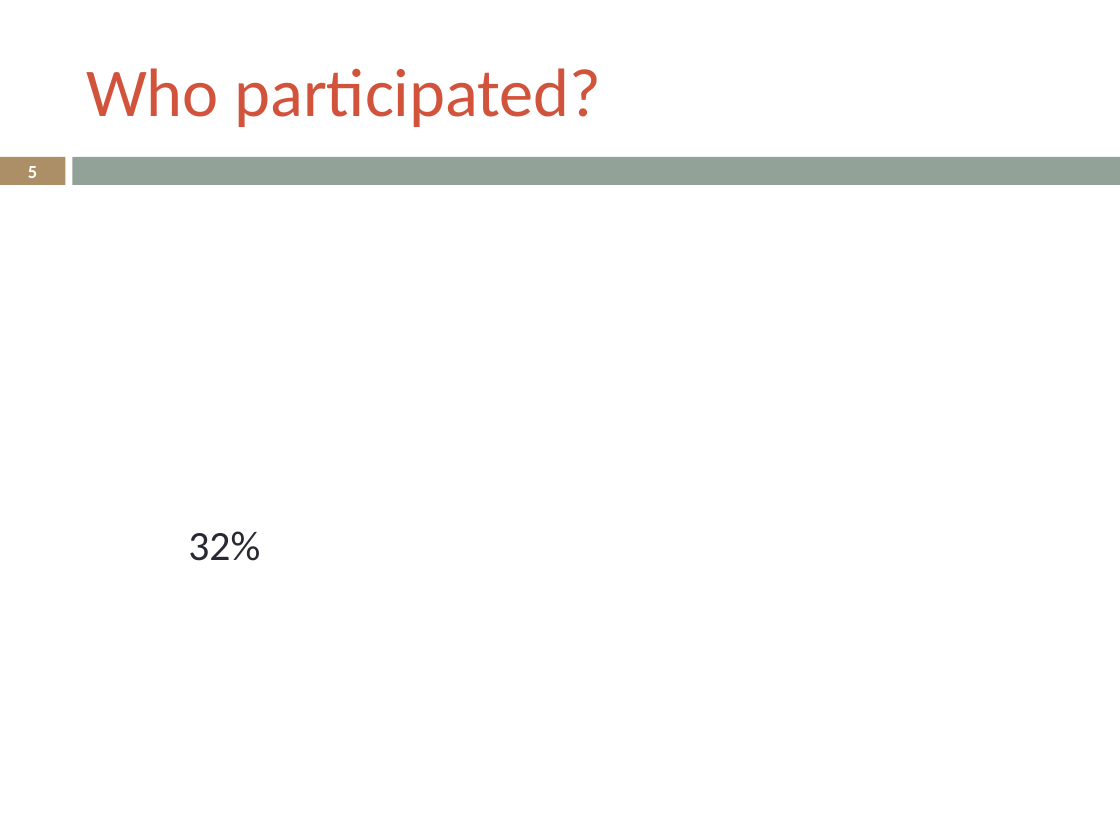
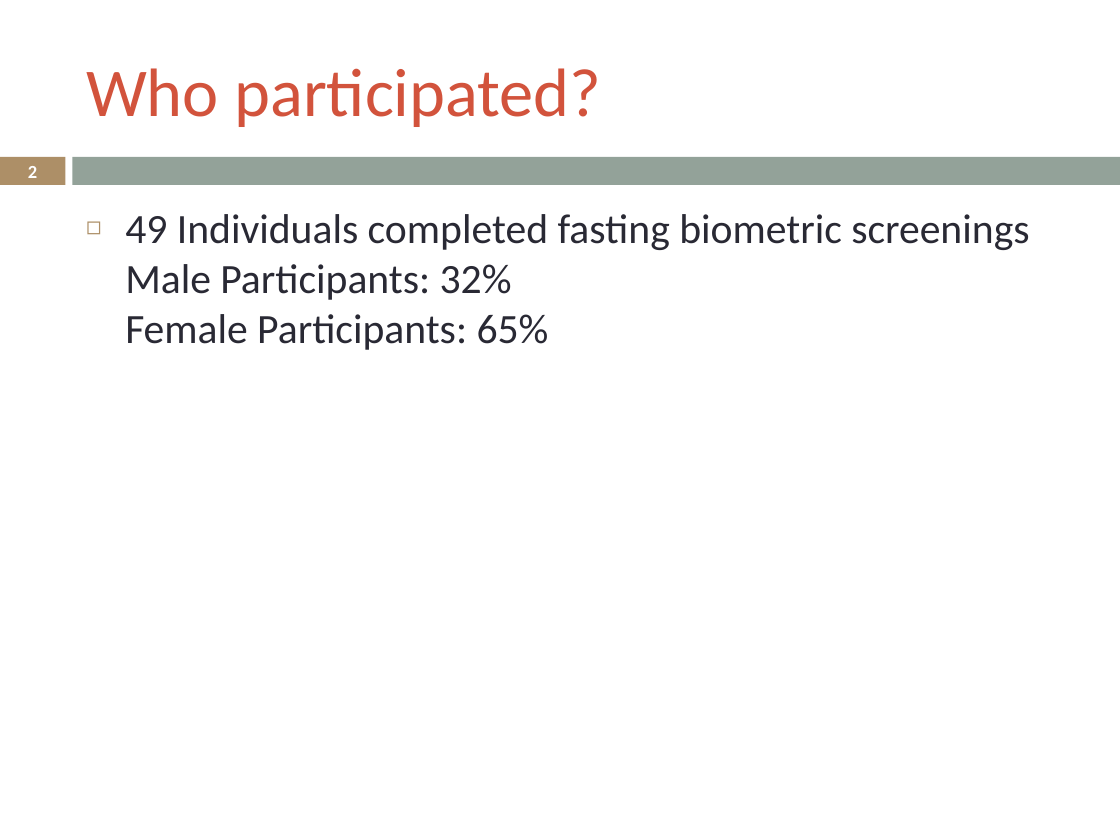
Before and after one commit to LukeSteg/LCABiometric, a slide deck: slide 2 of exampleOutput.pptx (slide 5 before the commit). Drawn at 1120x840 pixels with LibreOffice and Linux fonts; fonts in the diff are those of the drawing. Boxes give left, top, right and bottom in pixels: in the first picture for what was removed or moved away, otherwise in the second. Text is boxed around its words. In the diff, an @@ line names an element or a change of style, - is before the commit and + after.

```diff
--- a/exampleOutput.pptx
+++ b/exampleOutput.pptx
@@ page number at (28,166,37,178): text changed @@
-5
+2
@@ text added at (125,214,1029,350), 26.8 pt, text #292934 @@
+◻ 49 Individuals completed fasting biometric screenings
+  Male Participants: 32%
+  Female Participants: 65%
@@ text removed at (188,531,260,561) @@
-32%
```
Also in this commit, not shown: 1 other slide changed, 6 slides added, 3 slides removed, 4 other files.
